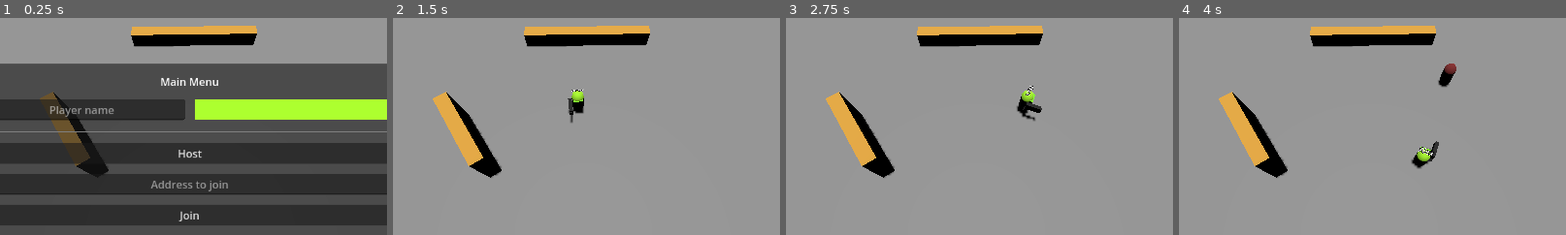
Above: before the commit, frames 1-4 (left to right).
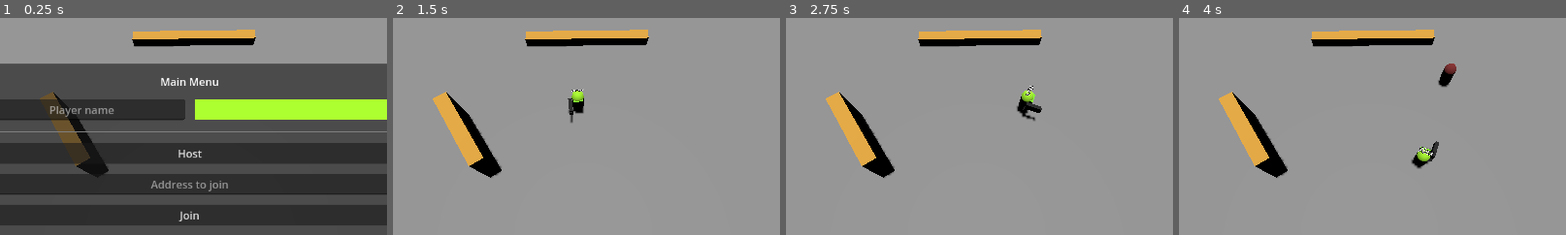
Above: after the commit, the same moments.

Repository: leutine/godot-test-project
Game: Godot game, scene res://main.tscn
Two runs of this game, one before a commit and one after it. Both use one fixed random seed, a clock stepped at 60 frames per second and the inputs below.
Inputs (mouse positions are % of the whole screen's width and height, from its top left):
- Up to frame 1 (0.25 s): no input
- Up to frame 2 (1.5 s): click (36, 36) at 0.52 s; type "Alex" at 0.6 s; click (50, 53) at 0.75 s; type "12" at 0.83 s; click "Host" at 1.25 s
- Up to frame 3 (2.75 s): tap Enter (ui_accept) at 2, 2.27 s; move the mouse to (72, 45) at 2.02 s; hold D (move_right) from 2.03 s (still down); tap Shift (dodge) at 2.1 s; click (72, 45) at 2.17 s
- Up to frame 4 (4 s): move the mouse to (30, 55) at 2.77 s; release D (move_right) at 2.78 s; hold S (move_backward) 2.78-3.53 s; click (30, 55) at 2.85 s; tap Enter (ui_accept) at 3.02 s; move the mouse to (60, 28) at 3.52 s; hold D (move_right) from 3.53 s (still down); tap E (spawn_mob) at 3.6 s
The pictures show only the part of the screen within x 25-75%, y 14-64%; the shares and areas given below are measured in that part.

The runs differ from the first frame. In frame 1, 1.3% of the frame differs, in the area x 33-67%, y 3-10%; in frame 2, 1.3%; in frame 3, 1.3%; in frame 4, 1.3%.

Commit message:
slight level change

Diff:
--- a/test-project/main.tscn
+++ b/test-project/main.tscn
@@ -48,7 +48,7 @@
 material = SubResource("StandardMaterial3D_544fh")
 
 [node name="CSGBox3D2" type="CSGBox3D" parent="NavigationRegion3D"]
-transform = Transform3D(-12.1583, 0, -0.0182114, 0, 1.24815, 0, 0.207129, 0, -1.069, 0.343, 0.5, -8.738)
+transform = Transform3D(-12.1583, 0, -0.0182114, 0, 1.24815, 0, 0.207129, 0, -1.069, 0.343, 0.0924337, -8.738)
 use_collision = true
 collision_mask = 0
 material = SubResource("StandardMaterial3D_544fh")
